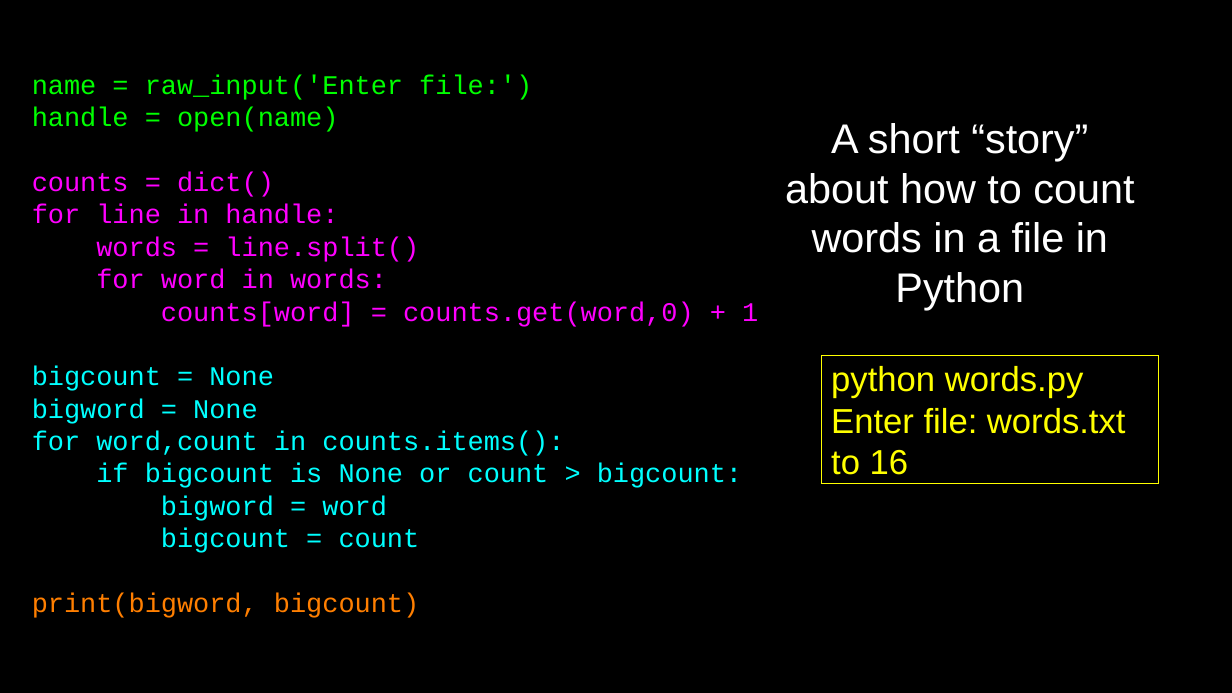
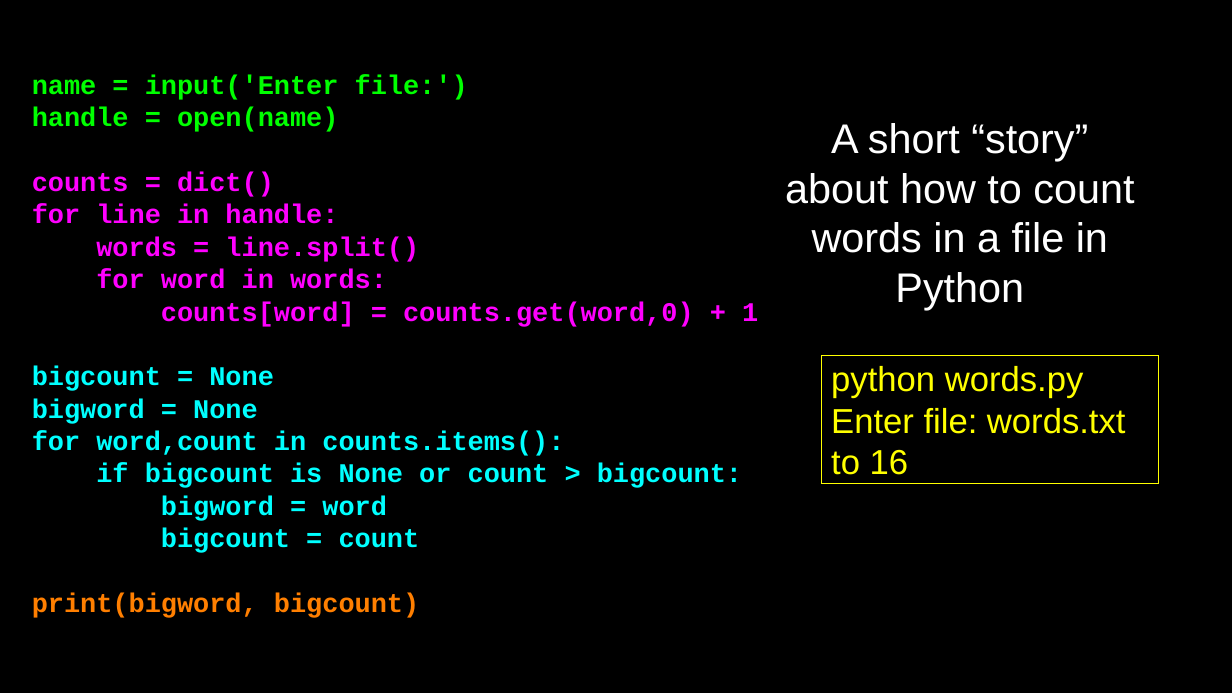
Before and after one commit to csev/py4e, a slide deck: slide 32 of lectures3/Pythonlearn-01-Intro.pptx. Drawn at 1232x693 pixels with LibreOffice and Linux fonts; fonts in the diff are those of the drawing. Boxes give left, top, right and bottom in pixels: in the first picture for what was removed or moved away, otherwise in the second. Text is boxed around its words. In the diff, an @@ line names an element or a change of style, - is before the commit and + after.

```diff
--- a/lectures3/Pythonlearn-01-Intro.pptx
+++ b/lectures3/Pythonlearn-01-Intro.pptx
@@ text at bbox=[32, 75, 468, 100]: text changed; bold on @@
-name = raw_input('Enter file:')
+name = input('Enter file:')
@@ text at bbox=[32, 107, 758, 618]: bold on @@
```
Also in this commit, not shown: 7 other slides changed.
